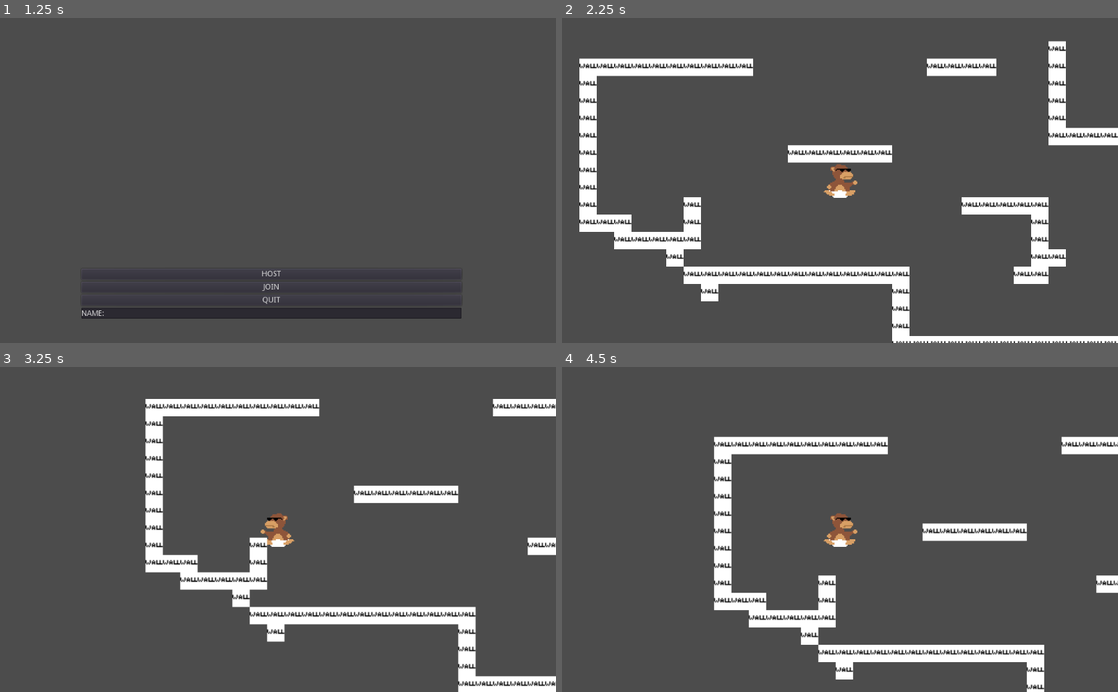
Above: before the commit, frames 1-4 (two rows, left to right).
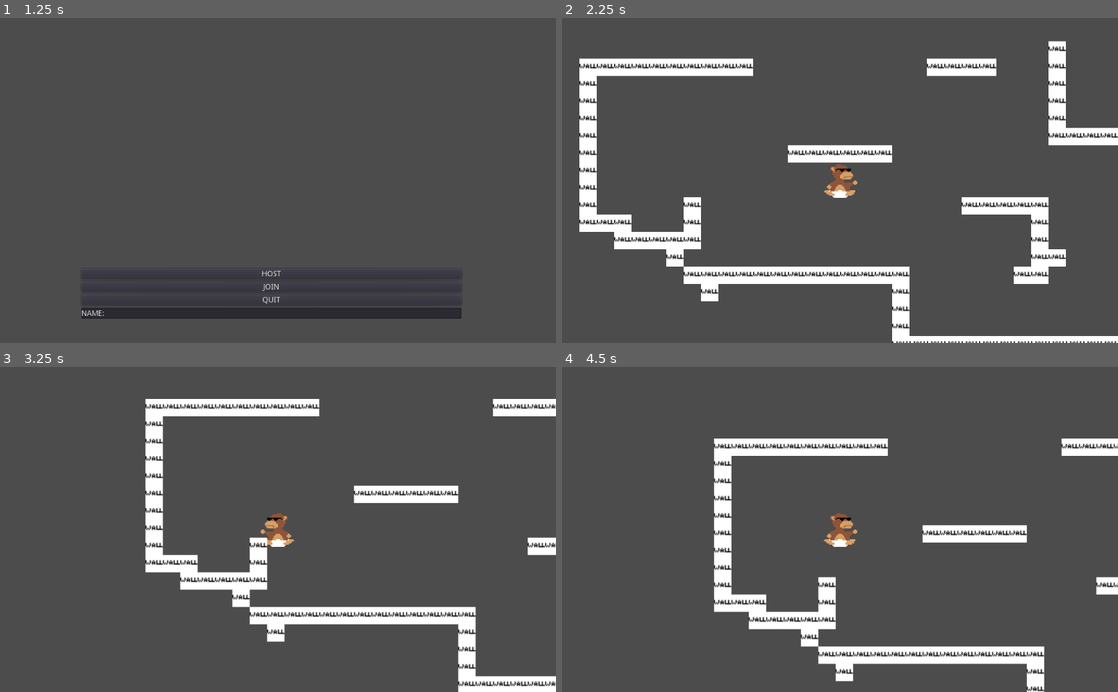
Above: after the commit, the same moments.

Repository: isterkvarn/return_to_monkey
Game: Godot game, scene res://main.tscn
Two runs of this game, one before a commit and one after it. Both use one fixed random seed, a clock stepped at 60 frames per second and the inputs below.
Inputs (mouse positions are in pixels of both pictures, inside the frame that each line leads up to):
- Up to frame 1 (1.25 s): tap Enter at 0.5 s; move the mouse to (400, 164) at 0.52 s; hold D (move_right) from 0.53 s (still down); hold W (climb) from 0.53 s (still down); click (400, 164) at 0.67 s; tap Space (jump) at 0.77, 0.8, 1.07 s
- Up to frame 2 (2.25 s): release D (move_right) at 1.25 s; release W (climb) at 1.25 s; click "HOST" at 1.25 s; tap Space (jump) at 2 s; drag from (728, 196) to (812, 245) at 2.02 s
- Up to frame 3 (3.25 s): move the mouse to (333, 458) at 2.77 s; hold A (move_left) from 2.78 s (still down); hold W (climb) from 2.78 s (still down); tap Space (jump) at 3.05 s
- Up to frame 4 (4.5 s): release A (move_left) at 3.5 s; release W (climb) at 3.5 s; drag from (812, 594) to (673, 480) at 3.52 s; tap Enter at 4.25 s; move the mouse to (1006, 578) at 4.27 s; hold D (move_right) from 4.28 s (still down); tap Space (jump) at 4.35 s

Frame 1 is identical in both runs. In frame 2, 0.2% of the frame differs, in the area x 3-100%, y 8-100%; in frame 3, 0.2%; in frame 4, 4.5%, in the area x 27-100%, y 21-100%.

Commit message:
added rectangle collision and double jumps when on ceiling

Diff:
--- a/Player.gd
+++ b/Player.gd
@@ -74,6 +74,7 @@
 			# -1 to stay stuck on the ceiling
 			vel.y = -GRAVITY - 1
 			vel.x *= CEILING_FACTOR
+			jumps = DOUBLE_JUMPS - 1
 
 		var move_dict = {}
 		move_dict["pos"] = position
--- a/Player.tscn
+++ b/Player.tscn
@@ -29,7 +29,7 @@
 } ]
 
 [sub_resource type="RectangleShape2D" id=3]
-extents = Vector2( 9.92126, 9.37559 )
+extents = Vector2( 9.92126, 9.5689 )
 
 [node name="Node2D" type="KinematicBody2D"]
 script = ExtResource( 2 )
@@ -47,5 +47,5 @@
 playing = true
 
 [node name="CollisionShape2D2" type="CollisionShape2D" parent="."]
-position = Vector2( 0.0862274, 6.5374 )
+position = Vector2( 0.0862274, 6.73071 )
 shape = SubResource( 3 )
